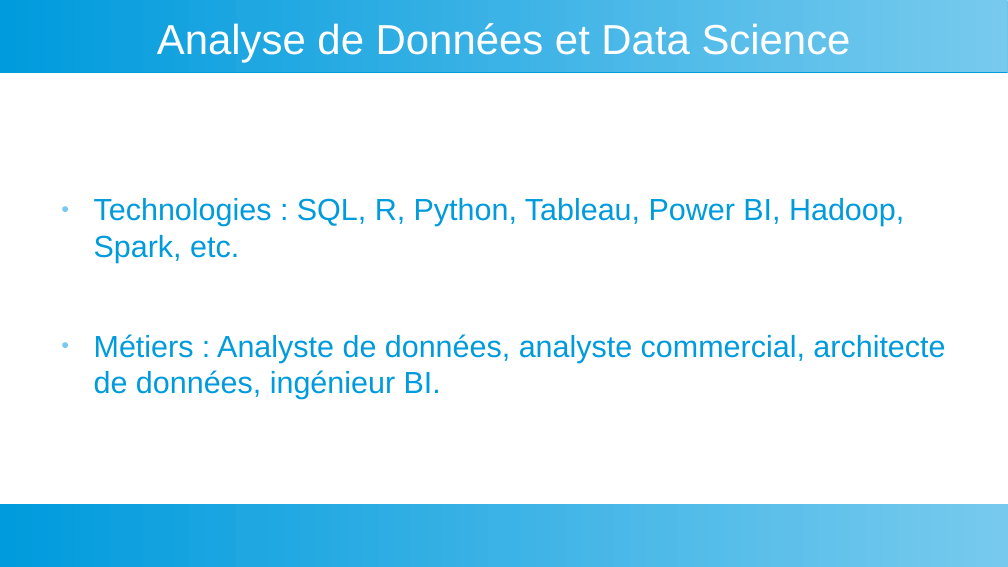
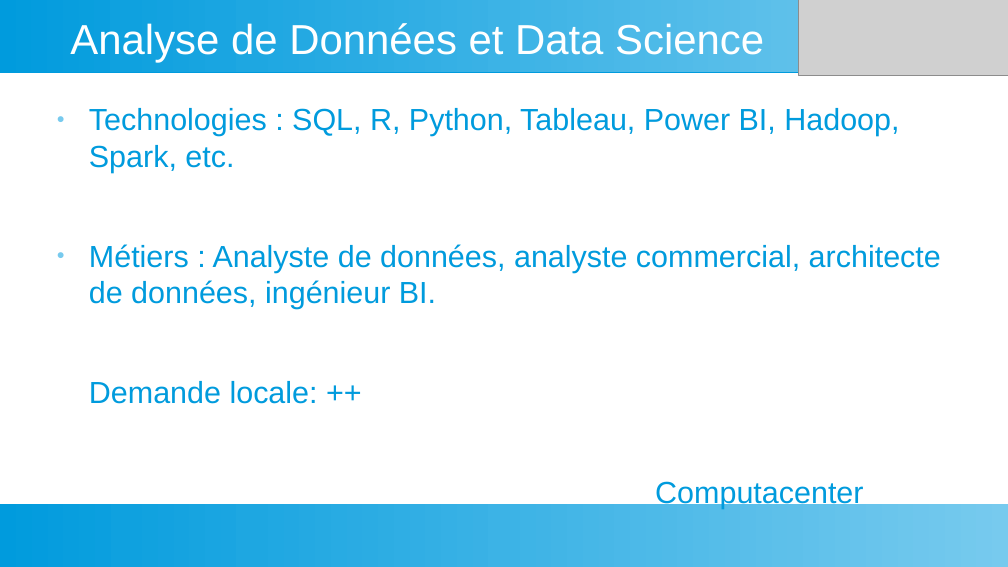
Before and after one commit to dansylvain/market_study_pres00, a slide deck: slide 9 of presentation specialisation pro.odp (slide 12 before the commit). Drawn at 1008x567 pixels with LibreOffice and Linux fonts; fonts in the diff are those of the drawing; grey boxes stand for pictures. Boxes give left, top, right and bottom in pixels: in the first picture for what was removed or moved away, otherwise in the second. Text is boxed around its words. In the diff, an @@ line names an element or a change of style, - is before the commit and + after.

```diff
--- a/presentation specialisation pro.odp
+++ b/presentation specialisation pro.odp
@@ title "Analyse de Données et Data ...": place and size @@
-title "Analyse de Données et Data ..." at <box>157,23,851,62</box>
+title "Analyse de Données et Data ..." at <box>70,23,764,62</box>
@@ picture added at <box>799,0,1008,76</box> @@
@@ text "Technologies : SQL, R, Python, ...": place and size @@
-text "Technologies : SQL, R, Python, ..." at <box>94,198,945,399</box>
+text "Technologies : SQL, R, Python, ..." at <box>89,108,941,509</box>
@@ text at <box>89,381,863,509</box>: paragraphs added @@
+Demande locale: ++
+Computacenter
```
Also in this commit, not shown: 13 other slides changed, 9 slides added, 6 slides removed, 1 other file.
